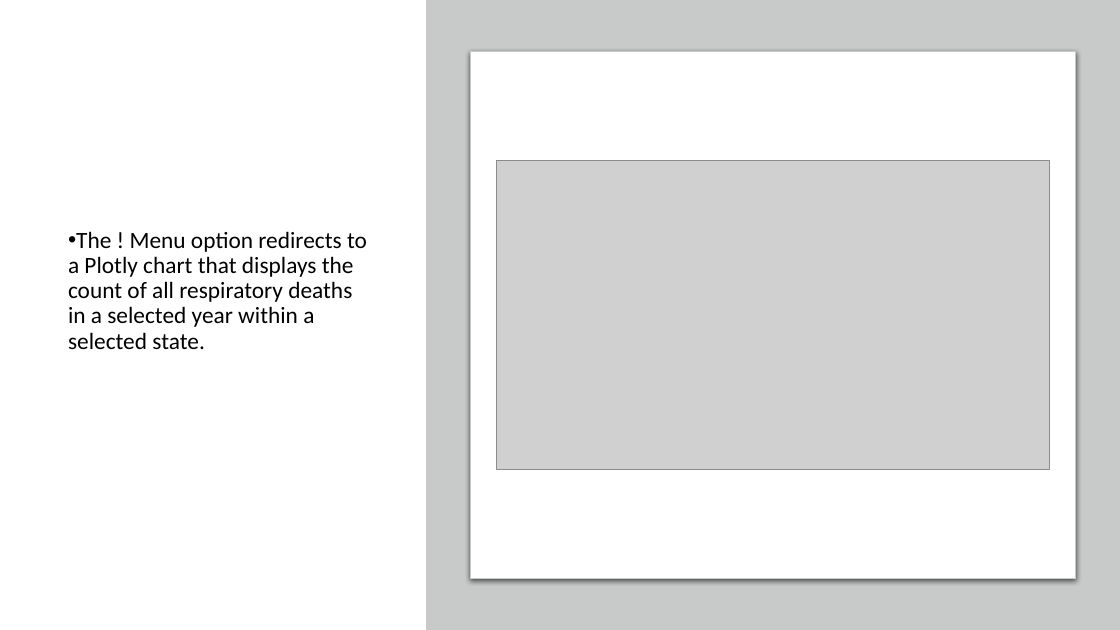
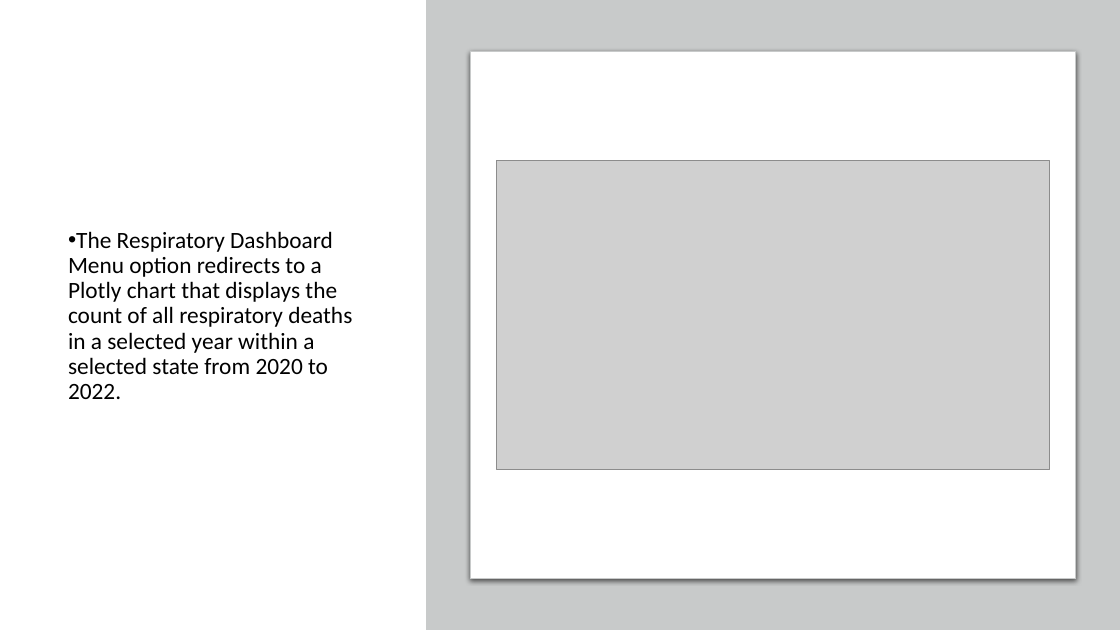
Before and after one commit to arianajoslyn/Air-Pollution-Effects-on-the-Respiratory-System, a slide deck: slide 5 of Air Pollution and Respiratory Diseases_TEMPLATE.pptx. Drawn at 1120x630 pixels with LibreOffice and Linux fonts; fonts in the diff are those of the drawing; grey boxes stand for pictures. Boxes give left, top, right and bottom in pixels: in the first picture for what was removed or moved away, otherwise in the second. Text is boxed around its words. In the diff, an @@ line names an element or a change of style, - is before the commit and + after.

```diff
--- a/Air Pollution and Respiratory Diseases_TEMPLATE.pptx
+++ b/Air Pollution and Respiratory Diseases_TEMPLATE.pptx
@@ text at [68,231,352,399]: text changed @@
-• The ! Menu option redirects to a Plotly chart that displays the count of all respiratory deaths in a selected year within a selected state.
+• The Respiratory Dashboard Menu option redirects to a Plotly chart that displays the count of all respiratory deaths in a selected year within a selected state from 2020 to 2022.
```
Also in this commit, not shown: 3 other slides changed, 2 slides added.
